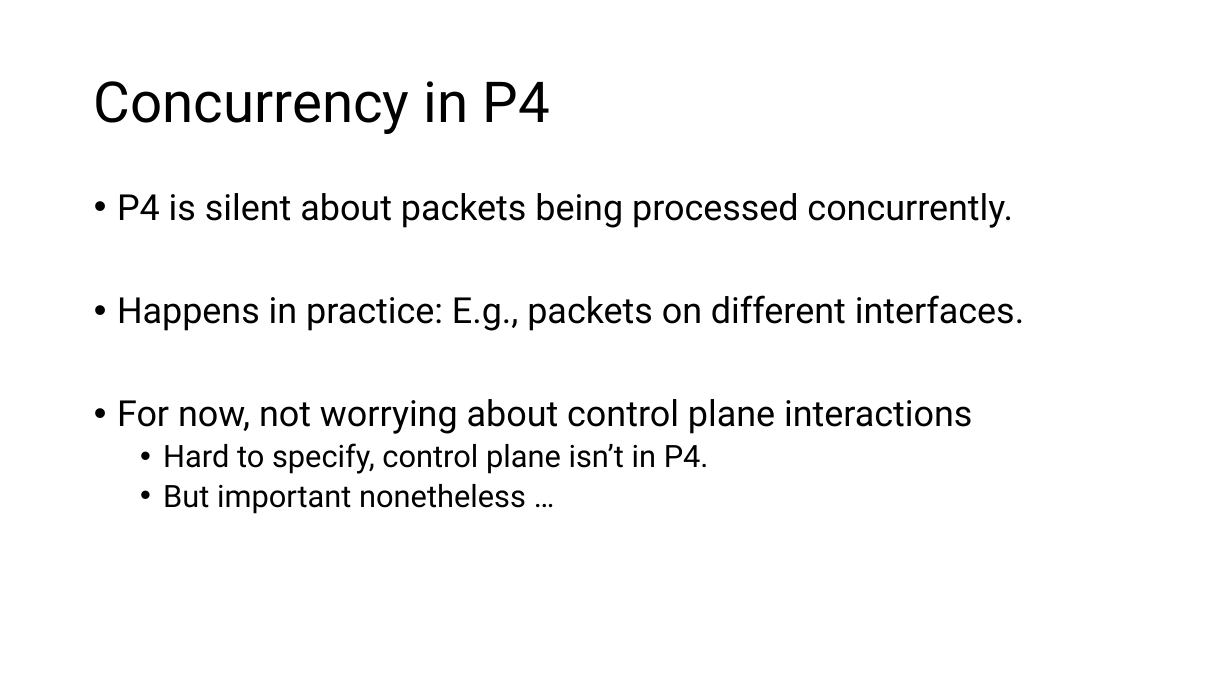
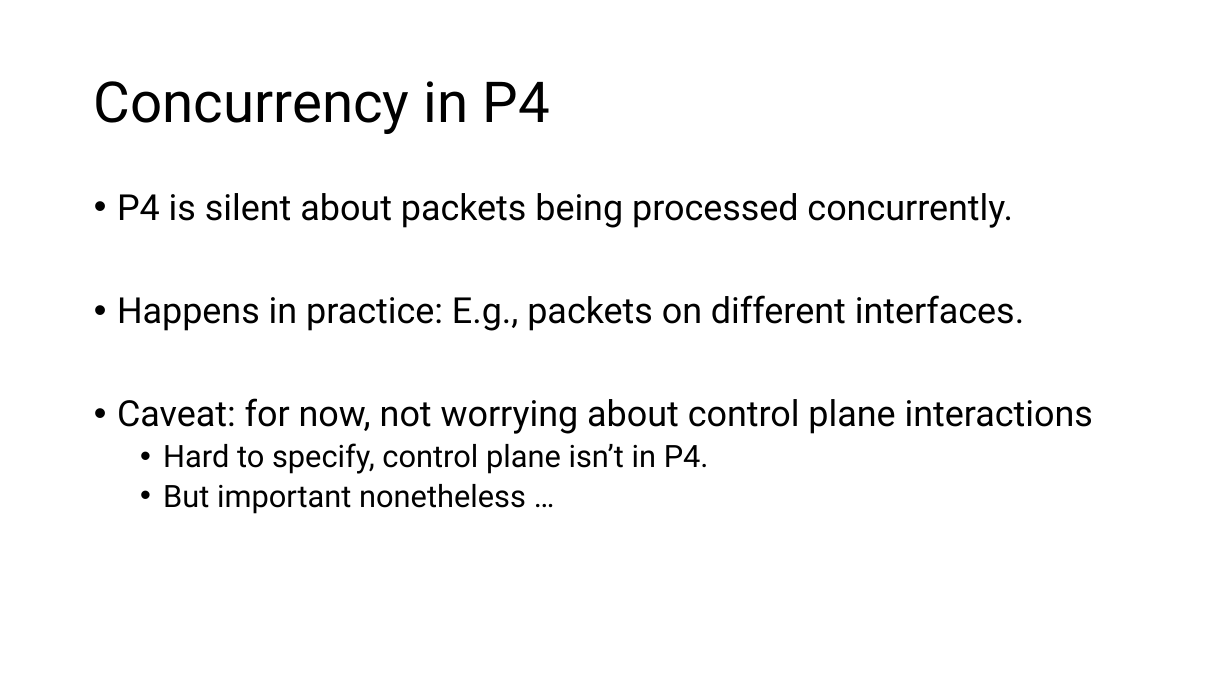
Before and after one commit to anirudhSK/p4-concurrency, a slide deck: slide 2 of p4_concurrency.pptx. Drawn at 1232x693 pixels with LibreOffice and Linux fonts; fonts in the diff are those of the drawing. Boxes give left, top, right and bottom in pixels: in the first picture for what was removed or moved away, otherwise in the second. Text is boxed around its words. In the diff, an @@ line names an element or a change of style, - is before the commit and + after.

```diff
--- a/p4_concurrency.pptx
+++ b/p4_concurrency.pptx
@@ text at [117, 398, 1093, 434]: text changed @@
-• For now, not worrying about control plane interactions
+• Caveat: for now, not worrying about control plane interactions
```
Also in this commit, not shown: 8 other slides changed, 1 slide added, 1 other file.
